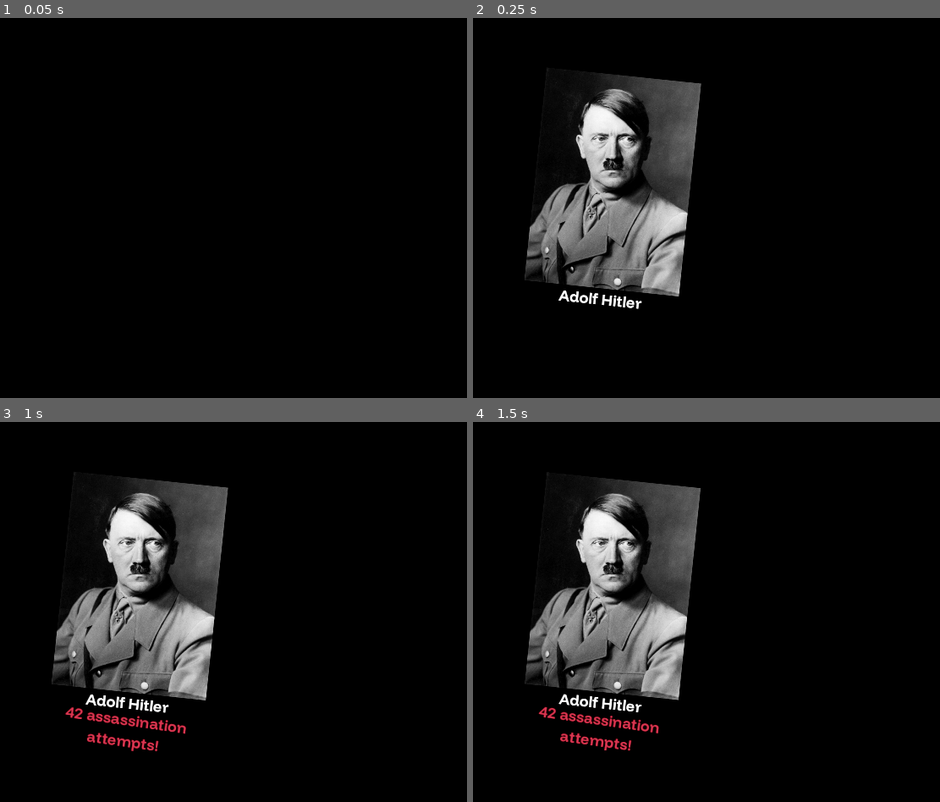
Above: before the commit, frames 1-4 (two rows, left to right).
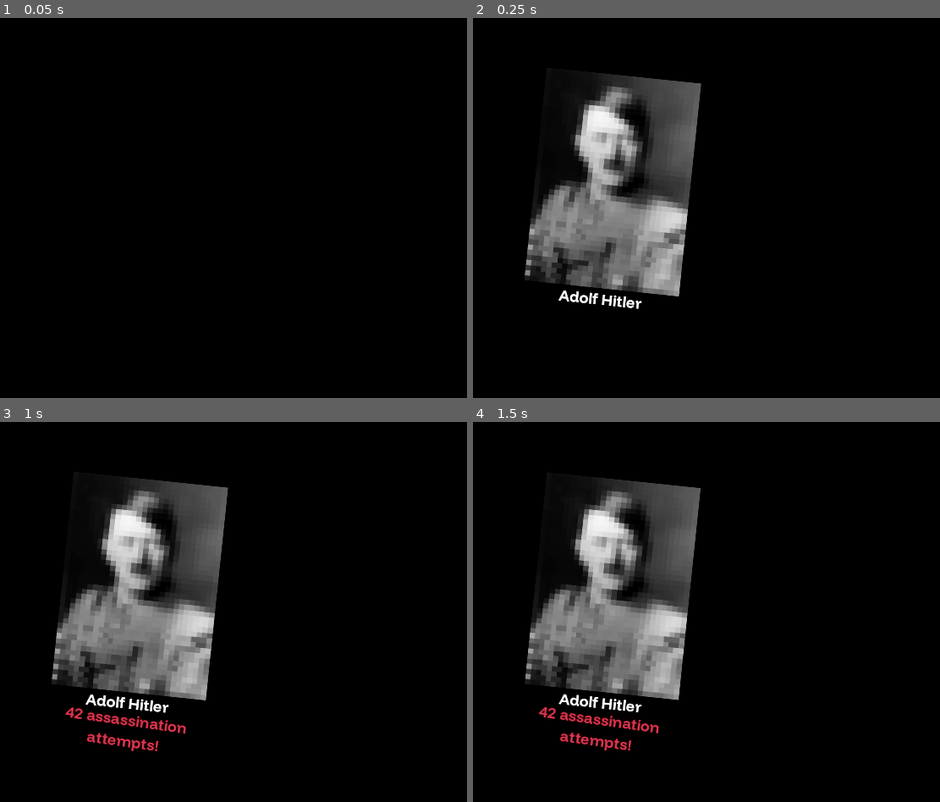
Above: after the commit, the same moments.

Repository: ThatOneGriff/Valkyrie
Game: Godot game, scene res://Valkyrie.tscn
The game is run twice, just before and just after one commit, with the same random seed, the same clock (stepped at 60 frames per second) and the same inputs.
Inputs (mouse positions are in pixels of both pictures, inside the frame that each line leads up to):
- Up to frame 1 (0.05 s): no input
- Up to frame 2 (0.25 s): no input
- Up to frame 3 (1 s): tap Enter at 0.5 s; move the mouse to (275, 593) at 0.52 s
- Up to frame 4 (1.5 s): move the mouse to (outside the picture) at 1.27 s

Frame 1 is identical in both runs. In frame 2, 3.8% of the frame differs, in the area x 11-47%, y 17-74%; in frame 3, 3.8%; in frame 4, 3.8%.

Commit message:
censorship

Diff:
--- a/Valkyrie.tscn
+++ b/Valkyrie.tscn
@@ -135,7 +135,7 @@
 tracks/3/interp = 1
 tracks/3/loop_wrap = true
 tracks/3/keys = {
-"times": PackedFloat32Array(17, nan),
+"times": PackedFloat32Array(nan, 17),
 "transitions": PackedFloat32Array(1, 1),
 "values": [{
 "args": [-1],
--- a/blocks/Years/Assassination.tscn
+++ b/blocks/Years/Assassination.tscn
@@ -2,10 +2,10 @@
 
 [ext_resource type="Theme" uid="uid://c335x474vvmwg" path="res://font/themes/Big_Text.tres" id="1_0xijd"]
 [ext_resource type="Texture2D" uid="uid://3et4vcvbrwju" path="res://images/icons/Small_Cross.png" id="2_m6jp2"]
-[ext_resource type="Texture2D" uid="uid://bxptfp7rxkwuj" path="res://images/Assassination/Hitler.jpg" id="2_wp5nq"]
 [ext_resource type="Theme" uid="uid://seocuhcaojpp" path="res://font/themes/Medium_Text.tres" id="2_yb6v3"]
 [ext_resource type="Theme" uid="uid://nl5mevsx06h3" path="res://font/themes/Small_Text.tres" id="3_snvit"]
 [ext_resource type="Texture2D" uid="uid://d0ia8u5fnfg1f" path="res://images/Assassination/Olbricht.jpg" id="4_0u670"]
+[ext_resource type="Texture2D" uid="uid://bxoryg2hsmsms" path="res://images/Assassination/Hitler_BLUR.jpg" id="4_mj20l"]
 [ext_resource type="Texture2D" uid="uid://n4ndwmrqv2vt" path="res://images/Assassination/Wolfs_Lair.png" id="4_n0xmi"]
 [ext_resource type="Texture2D" uid="uid://bsbs1yoinfa0f" path="res://images/Assassination/Goebbels.jpg" id="5_lw6qh"]
 [ext_resource type="Texture2D" uid="uid://l2m0hiw7a7b3" path="res://images/Assassination/Himmler.jpg" id="6_dtaua"]
@@ -145,7 +145,7 @@
 offset_bottom = 174.96
 grow_horizontal = 2
 grow_vertical = 2
-texture = ExtResource("2_wp5nq")
+texture = ExtResource("4_mj20l")
 expand_mode = 5
 stretch_mode = 5
 metadata/_edit_use_anchors_ = true
Binary file added: images/Assassination/Hitler_BLUR.jpg
Not shown, added: images/Assassination/Hitler_BLUR.jpg.import
Not shown, changed: README.md
Not shown, changed: Valkyrie.exe
